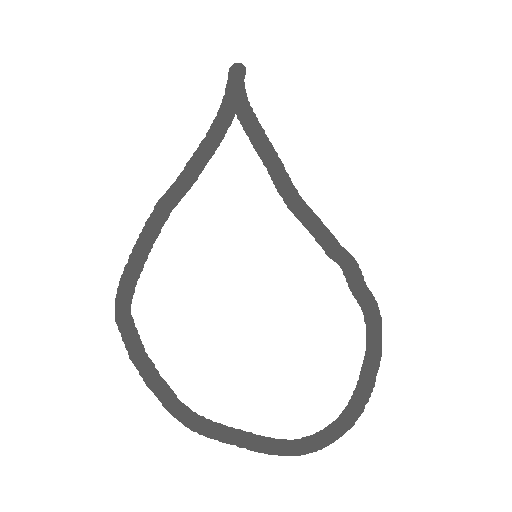
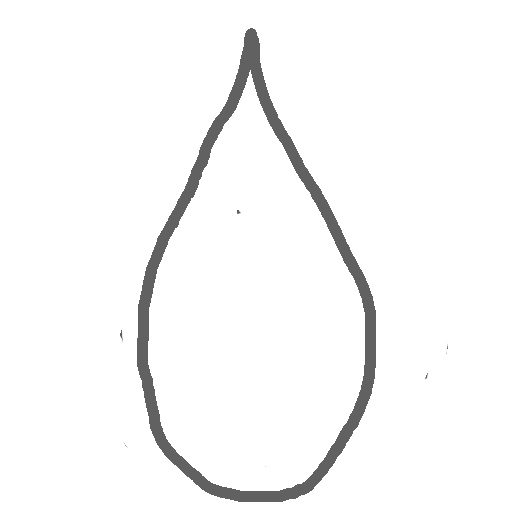
Layers edited between the first and the second 512x512 image:
added layer "Layer #2" above "BlueSymbol.png" over [120, 28, 448, 502]
hid "BlueSymbol.png" over [115, 63, 382, 456]
